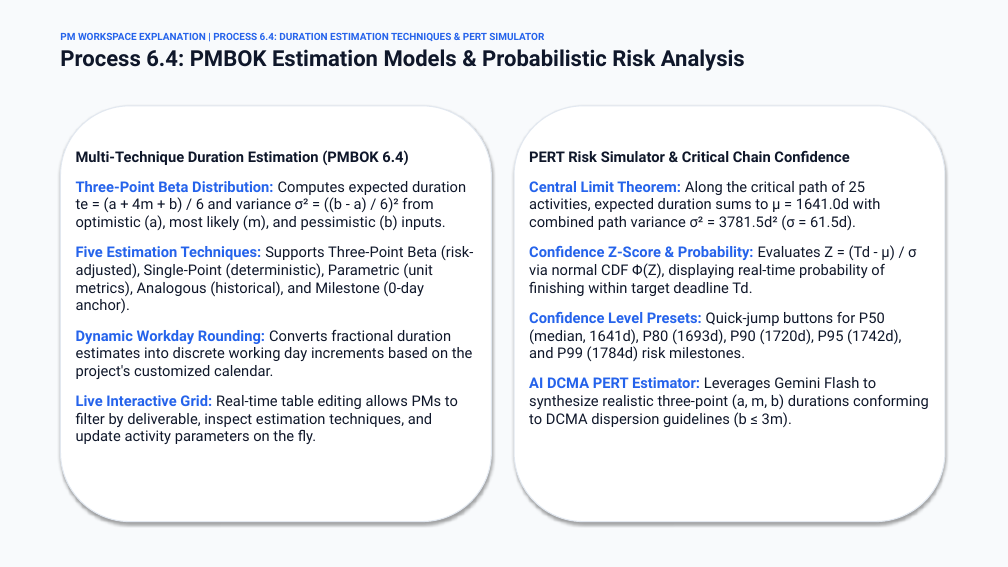
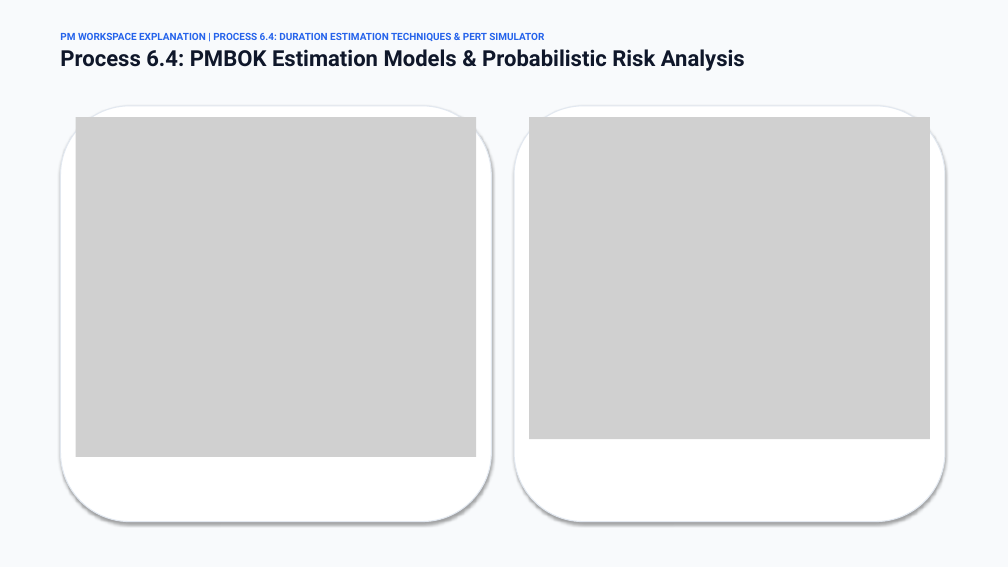
Before and after one commit to Tenshin000/SyncFlow, a slide deck: slide 13 of Presentation.pptx. Drawn at 1008x567 pixels with LibreOffice and Linux fonts; fonts in the diff are those of the drawing; grey boxes stand for pictures. Boxes give left, top, right and bottom in pixels: in the first picture for what was removed or moved away, otherwise in the second. Text is boxed around its words. In the diff, an @@ line names an element or a change of style, - is before the commit and + after.

```diff
--- a/Presentation.pptx
+++ b/Presentation.pptx
@@ picture added at <box>76,117,476,457</box> @@
@@ picture added at <box>529,117,930,439</box> @@
@@ text removed at <box>76,150,474,444</box> @@
-Multi-Technique Duration Estimation (PMBOK 6.4)
-Three-Point Beta Distribution: Computes expected duration te = (a + 4m + b) / 6 and variance σ² = ((b - a) / 6)² from optimistic (a), most likely (m), and pessimistic (b) inputs.
-Five Estimation Techniques: Supports Three-Point Beta (risk-adjusted), Single-Point (deterministic), Parametric (unit metrics), Analogous (historical), and Milestone (0-day anchor).
-Dynamic Workday Rounding: Converts fractional duration estimates into discrete working day increments based on the project's customized calendar.
-Live Interactive Grid: Real-time table editing allows PMs to filter by deliverable, inspect estimation techniques, and update activity parameters on the fly.
@@ text removed at <box>529,151,929,427</box> @@
-PERT Risk Simulator & Critical Chain Confidence
-Central Limit Theorem: Along the critical path of 25 activities, expected duration sums to μ = 1641.0d with combined path variance σ² = 3781.5d² (σ = 61.5d).
-Confidence Z-Score & Probability: Evaluates Z = (Td - μ) / σ via normal CDF Φ(Z), displaying real-time probability of finishing within target deadline Td.
-Confidence Level Presets: Quick-jump buttons for P50 (median, 1641d), P80 (1693d), P90 (1720d), P95 (1742d), and P99 (1784d) risk milestones.
-AI DCMA PERT Estimator: Leverages Gemini Flash to synthesize realistic three-point (a, m, b) durations conforming to DCMA dispersion guidelines (b ≤ 3m).
```
Also in this commit, not shown: 9 other slides changed, 8 other files.
